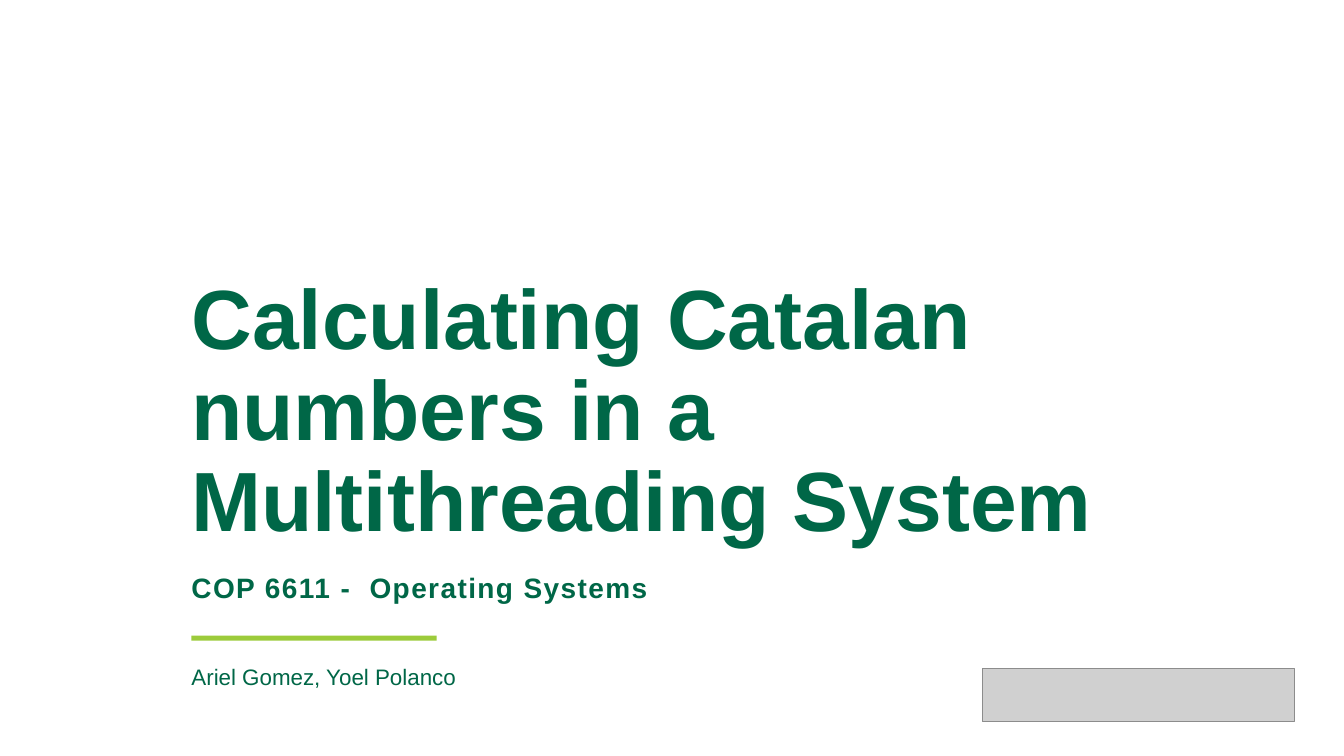
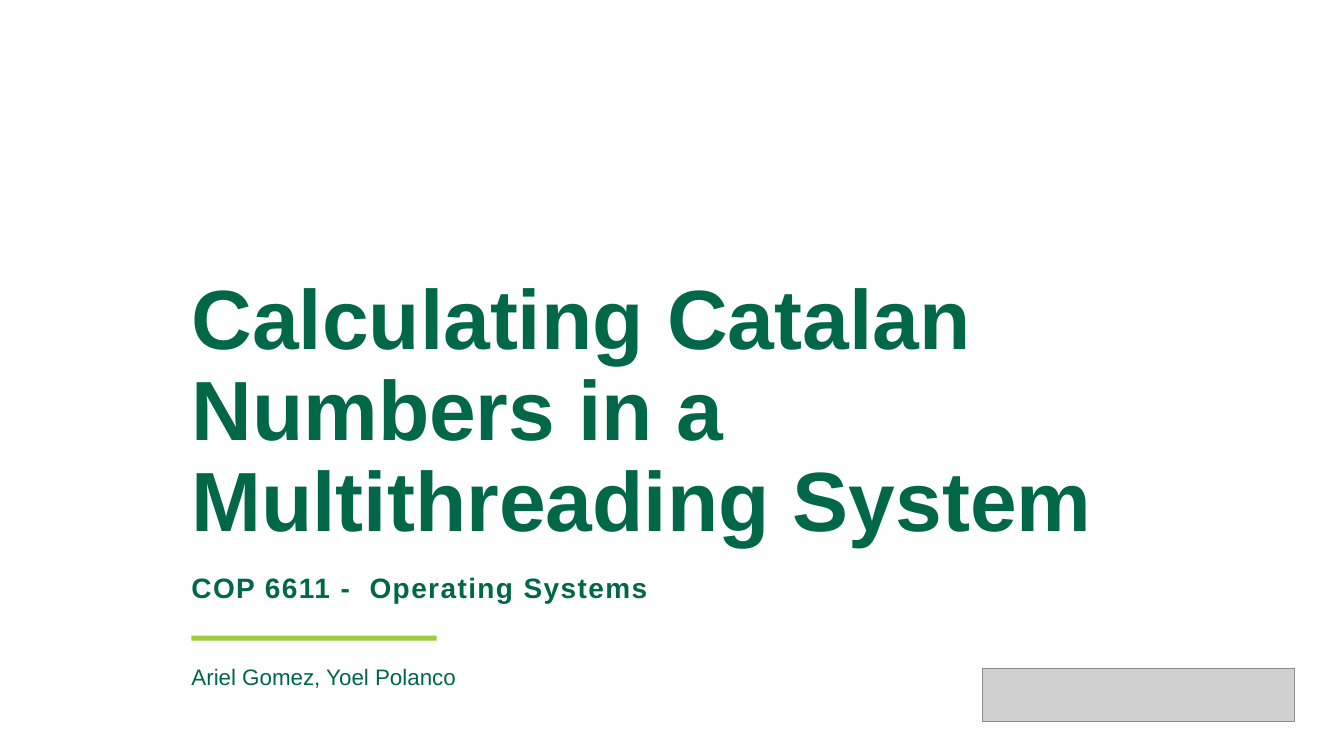
Before and after one commit to KS-AO-HUB/OS-Group-Project, a slide deck: slide 1 of catalan.pptx. Drawn at 1344x756 pixels with LibreOffice and Linux fonts; fonts in the diff are those of the drawing; grey boxes stand for pictures; background and template pictures are left out. Boxes give left, top, right and bottom in pixels: in the first picture for what was removed or moved away, otherwise in the second. Text is boxed around its words. In the diff, an @@ line names an element or a change of style, - is before the commit and + after.

```diff
--- a/catalan.pptx
+++ b/catalan.pptx
@@ title at [191, 288, 1092, 546]: text changed @@
-Calculating Catalan numbers in a Multithreading System
+Calculating Catalan Numbers in a Multithreading System
```
Also in this commit, not shown: 9 other slides changed, 1 slide added, 1 other file.
